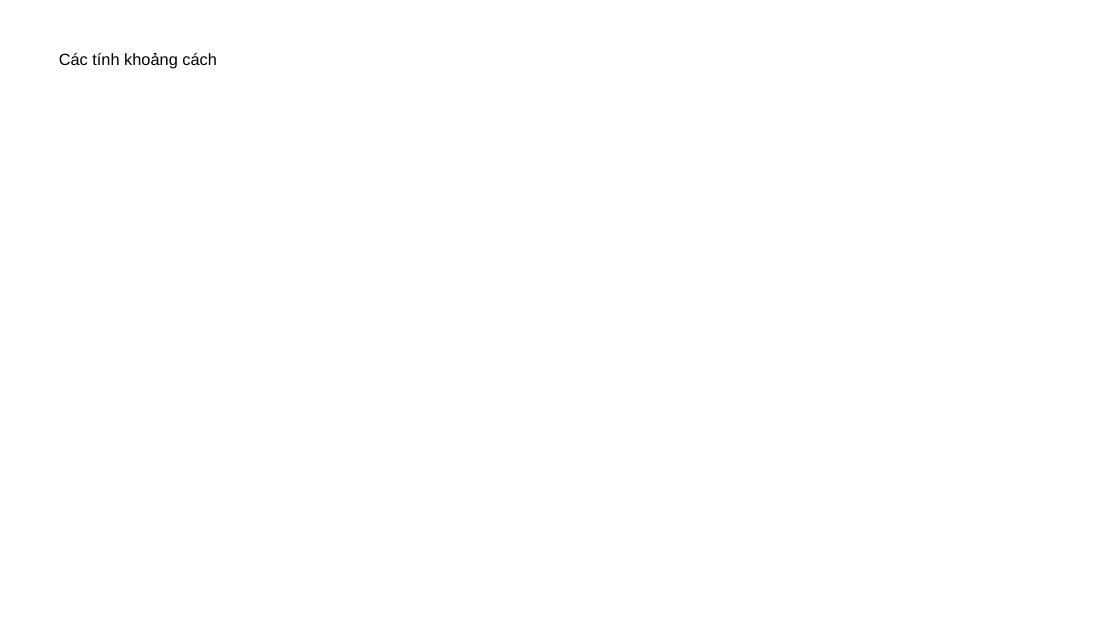
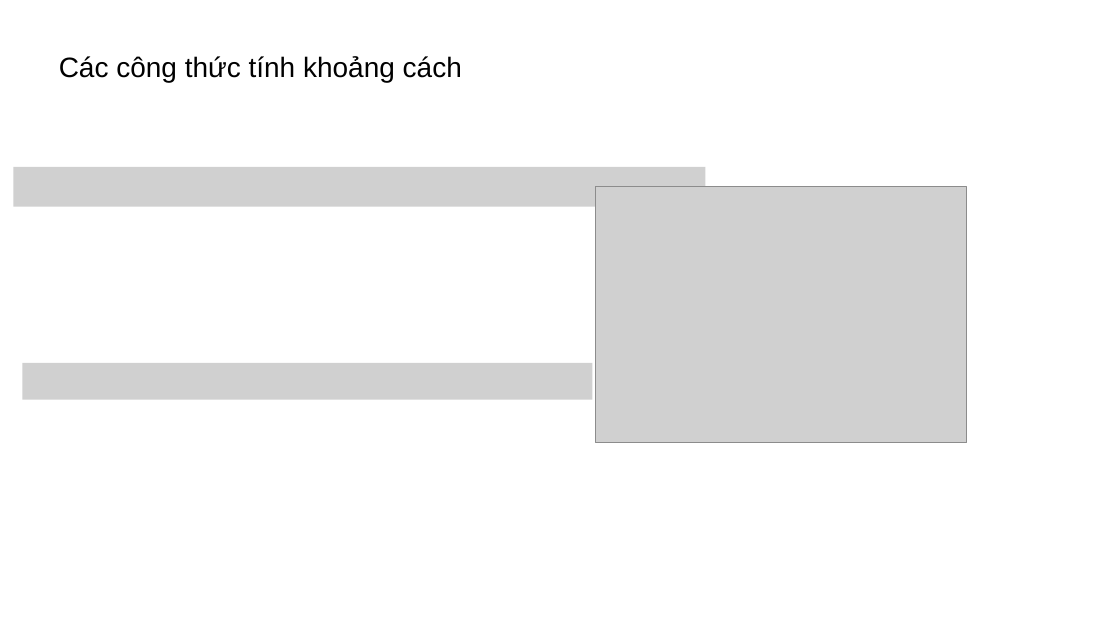
Before and after one commit to doanquocnhan/Credit-Card-Fraud-Detection-Using-KNN, a slide deck: slide 8 of BaoCao_4Tuandau.pptx. Drawn at 1120x630 pixels with LibreOffice and Linux fonts; fonts in the diff are those of the drawing; grey boxes stand for pictures. Boxes give left, top, right and bottom in pixels: in the first picture for what was removed or moved away, otherwise in the second. Text is boxed around its words. In the diff, an @@ line names an element or a change of style, - is before the commit and + after.

```diff
--- a/BaoCao_4Tuandau.pptx
+++ b/BaoCao_4Tuandau.pptx
@@ text at (59, 56, 462, 82): text changed; size 14 to 24 pt @@
-Các tính khoảng cách
+Các công thức tính khoảng cách
@@ picture added at (13, 167, 706, 208) @@
@@ picture added at (596, 187, 967, 443) @@
@@ picture added at (23, 363, 593, 400) @@
```
Also in this commit, not shown: 1 other slide changed.
